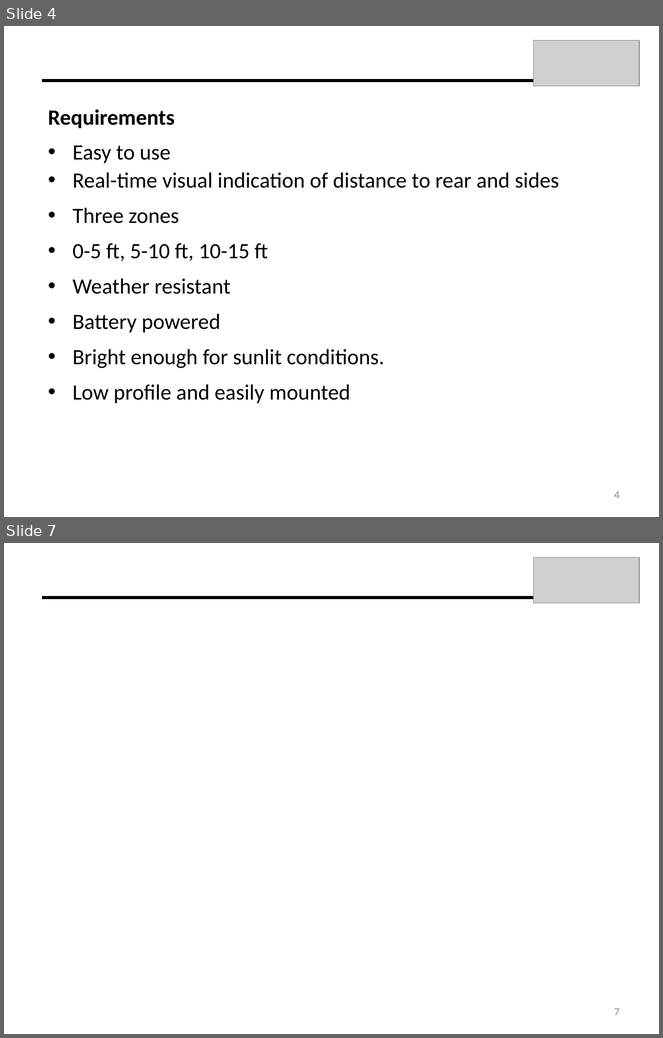
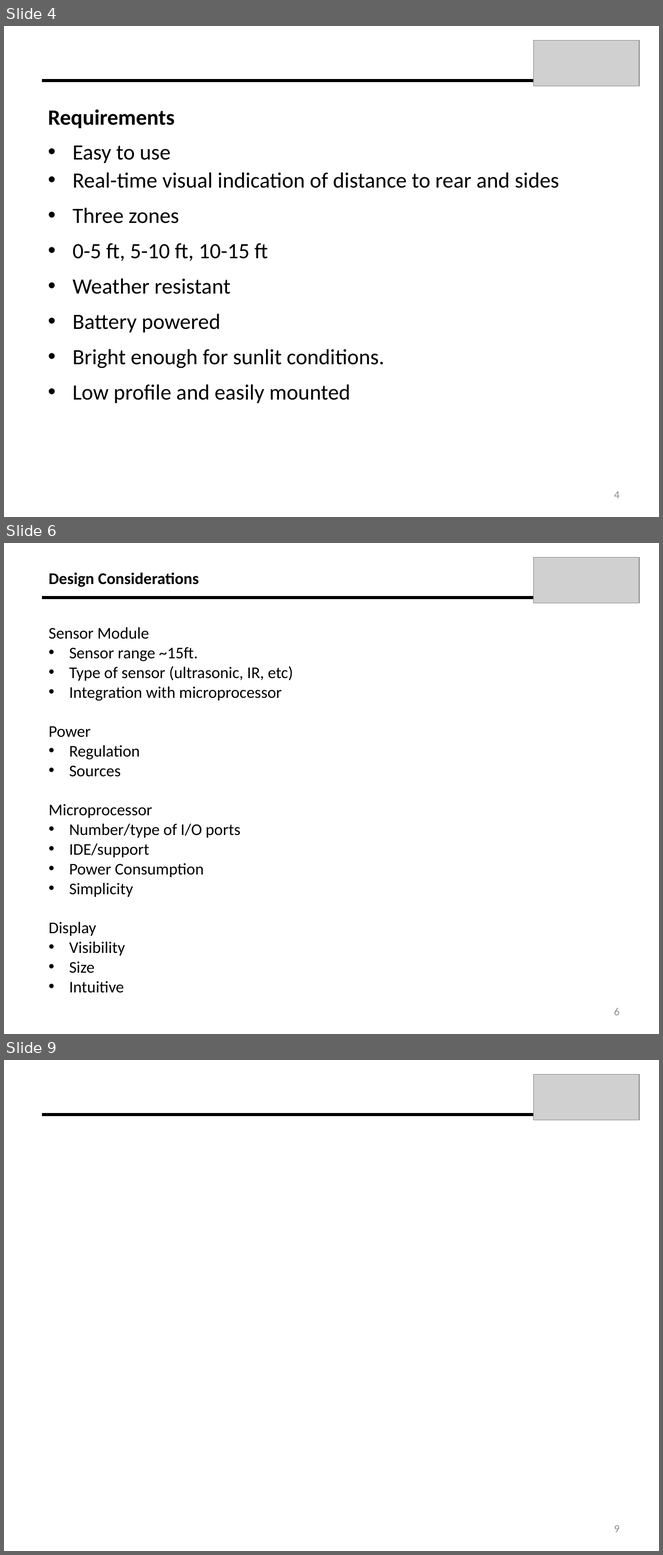
Before and after one commit to dfrister/Practicum2014, a slide deck: Presentation/T04_Presentation.pptx. Shown one above the other, each under a label of ours: slides 4 and 7 before the commit, slides 4, 6 and 9 after it; the slides between them are not shown. The pictures are 663x1038 and 663x1555 pixels, drawn with LibreOffice and Linux fonts; fonts in the diff are those of the drawing; grey boxes stand for pictures. Boxes give left, top, right and bottom in pixels: in the first picture for what was removed or moved away, otherwise in the second. Text is boxed around its words. In the diff, an @@ line names an element or a change of style, - is before the commit and + after.

```diff
--- a/Presentation/T04_Presentation.pptx
+++ b/Presentation/T04_Presentation.pptx
@@ slide 6 added at [4,543,659,1034], background #FFFFFF @@
@@ picture added at [533,558,639,603] @@
@@ text added at [49,573,199,587], 18 pt, text #000000, bold @@
+Design Considerations
@@ line added from (533, 598) to (42, 598), #000000 3 pt @@
@@ text added at [49,627,294,993], 18 pt, text #000000 @@
+Sensor Module
+• Sensor range ~15ft.
+• Type of sensor (ultrasonic, IR, etc)
+• Integration with microprocessor
+Power
+• Regulation
+• Sources
+Microprocessor
+• Number/type of I/O ports
+• IDE/support
+• Power Consumption
+• Simplicity
+Display
+• Visibility
+• Size
+• Intuitive
@@ page number added at [614,1008,620,1016], 12 pt, text #8C8C8C @@
+6
@@ what was slide 7 is now slide 9 @@
@@ page number at [614,1525,620,1533]: text changed @@
-7
+9
```
Also in this commit, not shown: 2 slides changed, 3 other slides added, 2 slides removed.
